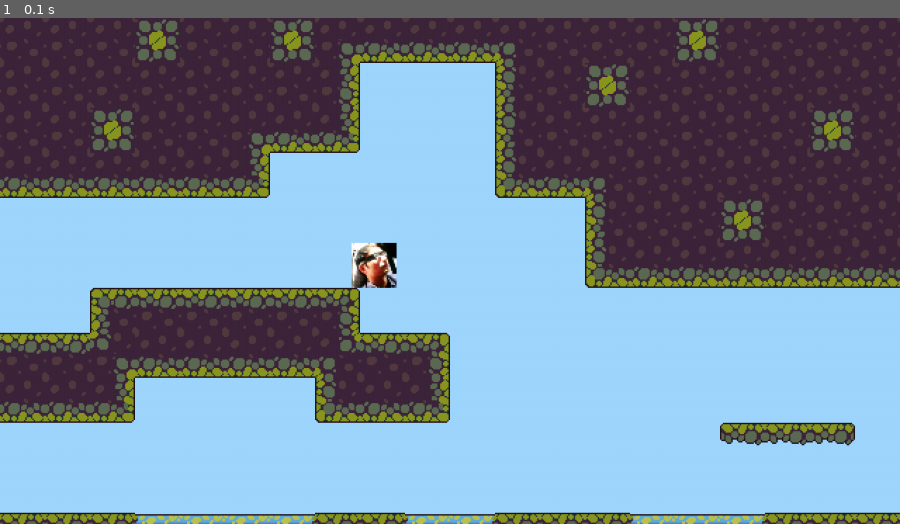
Above: before the commit, frame 1.
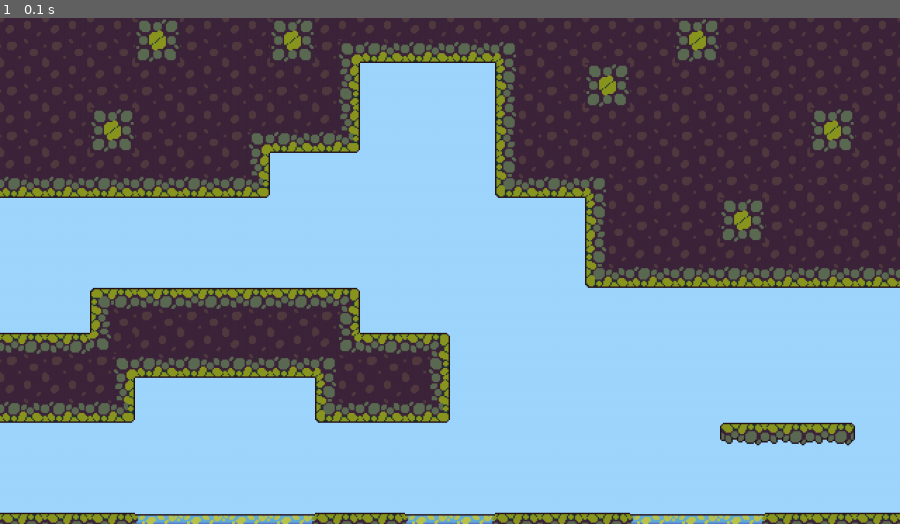
Above: after the commit, the same moment.

Repository: KDO1T/Return-To-Sender
Game: pygame game, started from main.py
Same seed, same stepped clock (60 frames per second), same inputs: the game is played once before the commit and once after it.
Inputs:
- Up to frame 1 (0.1 s): no input

The runs differ from the first frame. In frame 1, 0.5% of the frame differs, in the area x 39-45%, y 44-54%.

Commit message:
broken code, might revert

Diff:
--- a/main.py
+++ b/main.py
@@ -2,7 +2,7 @@
 from pygame.locals import *
 from spritesheet import Spritesheet
 from tilemap import *
-from player import Player
+from player import Player, Player_Sprite
 pygame.init()
 
 #grab resolution for the users monitor
@@ -43,6 +43,15 @@
 
 
 # *--PLAYER STUFF--*
+
+character_sprites = pygame.sprite.Group()
+player_sprite = Player_Sprite(100,100)
+player_sprite.load_idle_sprites()
+
+
+
+character_sprites.add(player_sprite)
+
 player = Player(
     Name=None,
     HP=None,
@@ -55,15 +64,15 @@
     S_COIN=None
 )
 
-player.show_stat()
-
-
-player_sprite = pygame.image.load('sprites/willie.png')
+
+
+
+
 moving_up = False
 moving_down = False
 moving_right = False
 moving_left = False
-player_rect = pygame.Rect(250, 250, player_sprite.get_width(), player_sprite.get_height()) #player hitbox
+player_rect = pygame.Rect(20, 20, 32, 32)
 player_y_momentum = 0 # <-- gravity enacted on the player
 press_space = False
 max_air_jumps = 0
@@ -295,7 +304,9 @@
     else:
          pass
 
-    canvas.blit(pygame.transform.flip(player_sprite, x_flip, False), player_render_pos)
+    player_sprite.update() #updates player sprite
+
+    canvas.blit(pygame.transform.flip((player_sprite.image), x_flip, False), player_render_pos)
 
     #^^ draws the player onto the location of its hitbox*
     # x_flip tells the game whether it should flip the direction of the sprite on the x axis or not.
@@ -305,7 +316,6 @@
     #scale the screen
     scaled_resolution = pygame.transform.scale(canvas, (screen_state_w, screen_state_h))
 
-
     screen.blit(scaled_resolution,(0,0))   #creates a window to be displayed
 
     pygame.display.update() #updates the screen
--- a/player.py
+++ b/player.py
@@ -17,6 +17,67 @@
         self.S_COIN = S_COIN
 
 
+
+
+class Player_Sprite(pygame.sprite.Sprite):
+    def __init__(self, pos_x, pos_y):
+        super().__init__()
+        self.pos_x = pos_x
+        self.pos_y = pos_y
+
+
+    def load_idle_sprites(self):
+        self.sprites = []
+        file_name = None
+        for i in range(8): #there are 7 sprites but we skip index 0 so it goes from 1 --> 7
+            if i == 0:
+                continue
+            else:
+                file_name = 'idle_' + f'{i}' + '.png'
+                self.sprites.append(pygame.image.load(f'animations/idle/{file_name}').convert_alpha())
+
+        self.current_sprite = 0 #index
+        self.image = self.sprites[self.current_sprite]
+
+    def load_walk_sprites(self):
+        pass
+
+    def update(self):
+
+        self.current_sprite += 0.2
+
+        if self.current_sprite >= len(self.sprites):
+            self.current_sprite = 0
+
+        self.image = self.sprites[int(self.current_sprite)]
+
+
+
+
+
+
+
+
+
+
+
+
+
+
+
+
+
+
+
+
+
+
+
+
+
+
+
+
     #dev only, dont keep in final
     def show_stat(self):
         print(f"""
Binary file added: animations/idle/idle_1.png
Binary file added: animations/idle/idle_2.png
Binary file added: animations/idle/idle_3.png
Binary file added: animations/idle/idle_4.png
Binary file added: animations/idle/idle_5.png
Binary file added: animations/idle/idle_6.png
Binary file added: animations/idle/idle_7.png
Binary file added: animations/spritesheets/idle_animation_spritesheet.png
